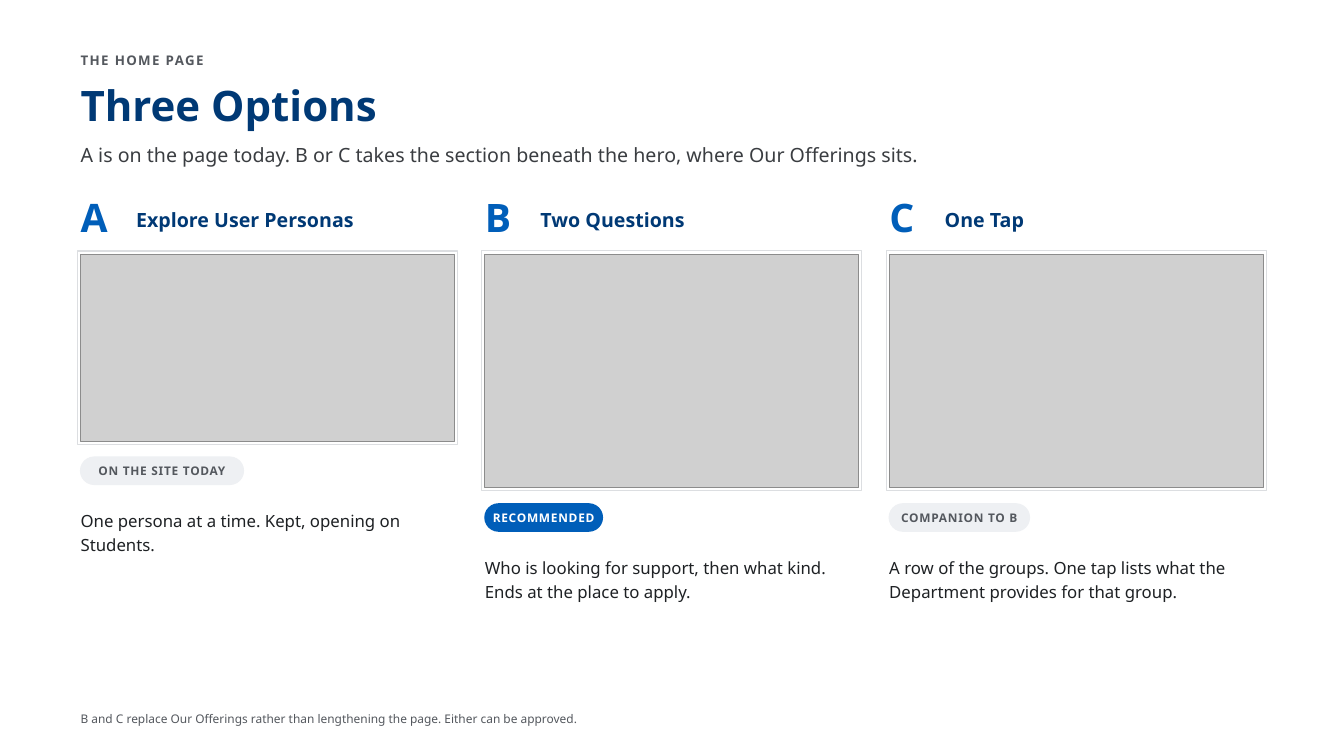
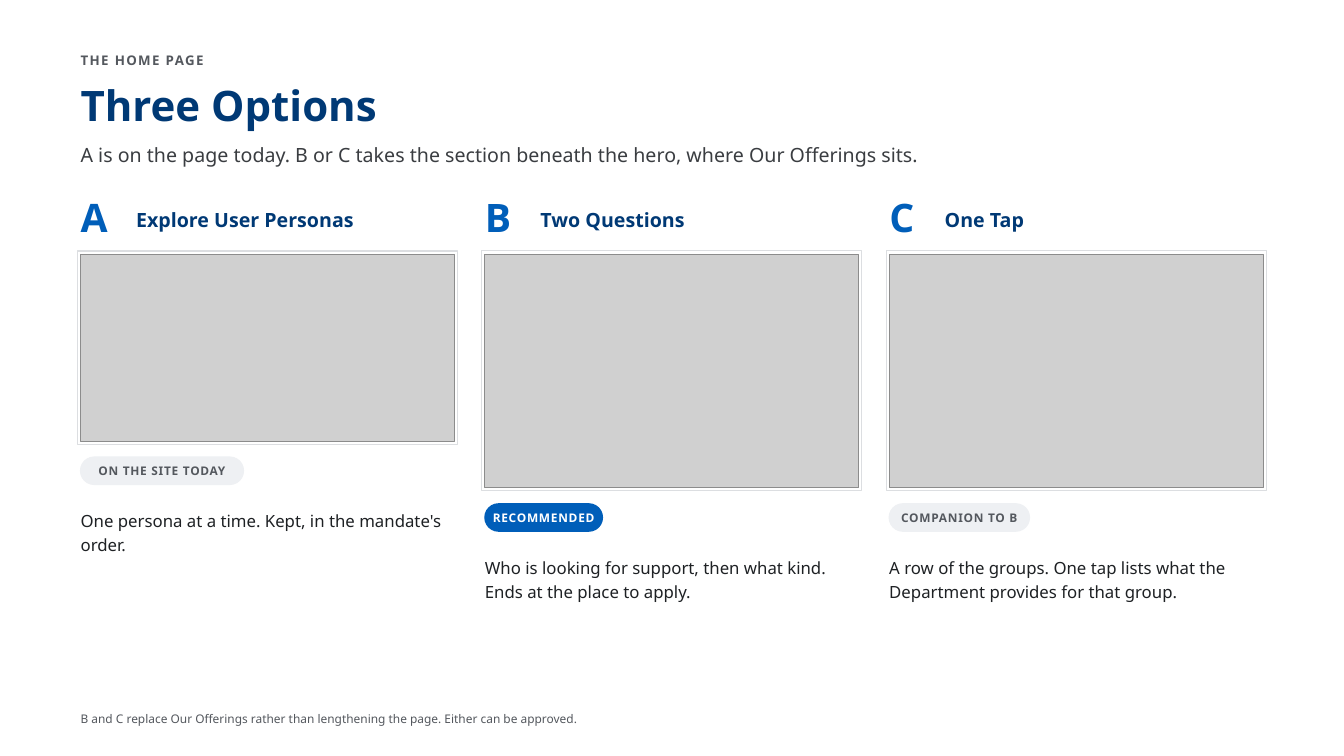
Before and after one commit to AkashShivanand/mosje, a slide deck: slide 3 of docs/plans/MoSJE-Service-Discovery-Options.pptx. Drawn at 1344x756 pixels with LibreOffice and Linux fonts; fonts in the diff are those of the drawing; grey boxes stand for pictures. Boxes give left, top, right and bottom in pixels: in the first picture for what was removed or moved away, otherwise in the second. Text is boxed around its words. In the diff, an @@ line names an element or a change of style, - is before the commit and + after.

```diff
--- a/docs/plans/MoSJE-Service-Discovery-Options.pptx
+++ b/docs/plans/MoSJE-Service-Discovery-Options.pptx
@@ text at (81,514,441,552): text changed @@
-One persona at a time. Kept, opening on Students.
+One persona at a time. Kept, in the mandate's order.
```
Also in this commit, not shown: 2 other slides changed, 39 other files.
